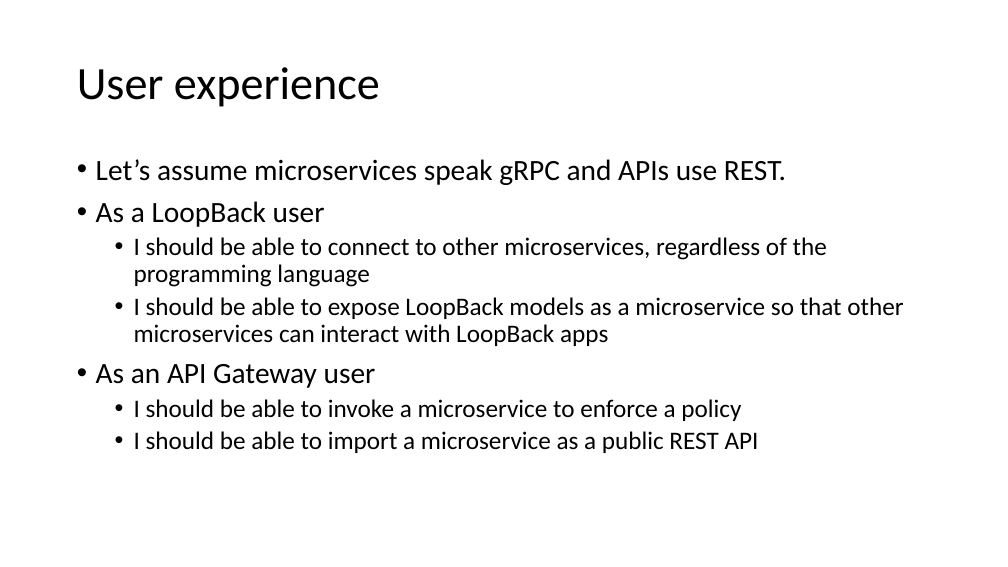
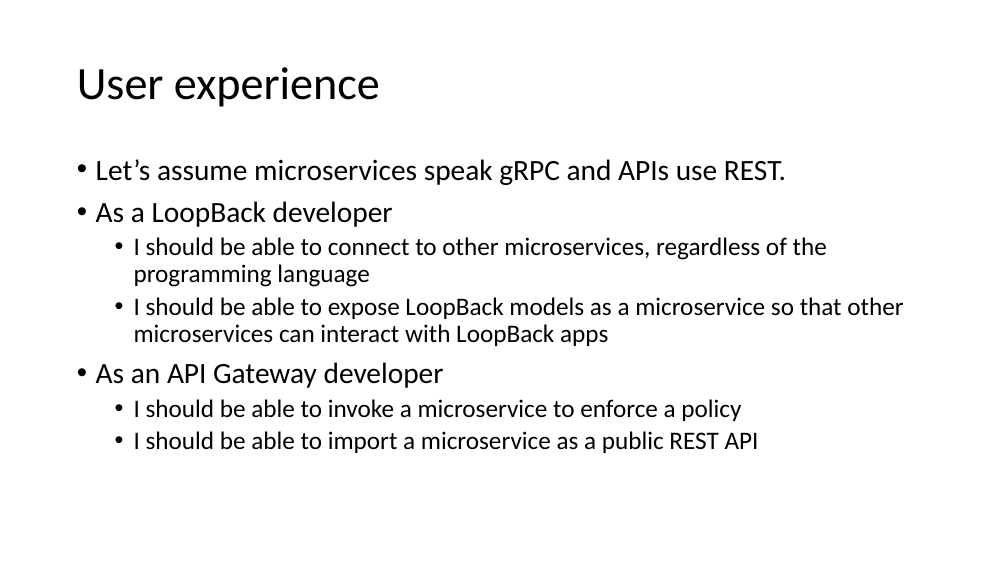
Before and after one commit to strongloop/loopback-example-polyglot, a slide deck: slide 6 of Polyglot Microservices.pptx. Drawn at 1008x567 pixels with LibreOffice and Linux fonts; fonts in the diff are those of the drawing. Boxes give left, top, right and bottom in pixels: in the first picture for what was removed or moved away, otherwise in the second. Text is boxed around its words. In the diff, an @@ line names an element or a change of style, - is before the commit and + after.

```diff
--- a/Polyglot Microservices.pptx
+++ b/Polyglot Microservices.pptx
@@ text at (96,201,393,227): text changed @@
-• As a LoopBack user
+• As a LoopBack developer
@@ text at (96,362,444,388): text changed @@
-• As an API Gateway user
+• As an API Gateway developer
```
Also in this commit, not shown: 8 other slides changed.
